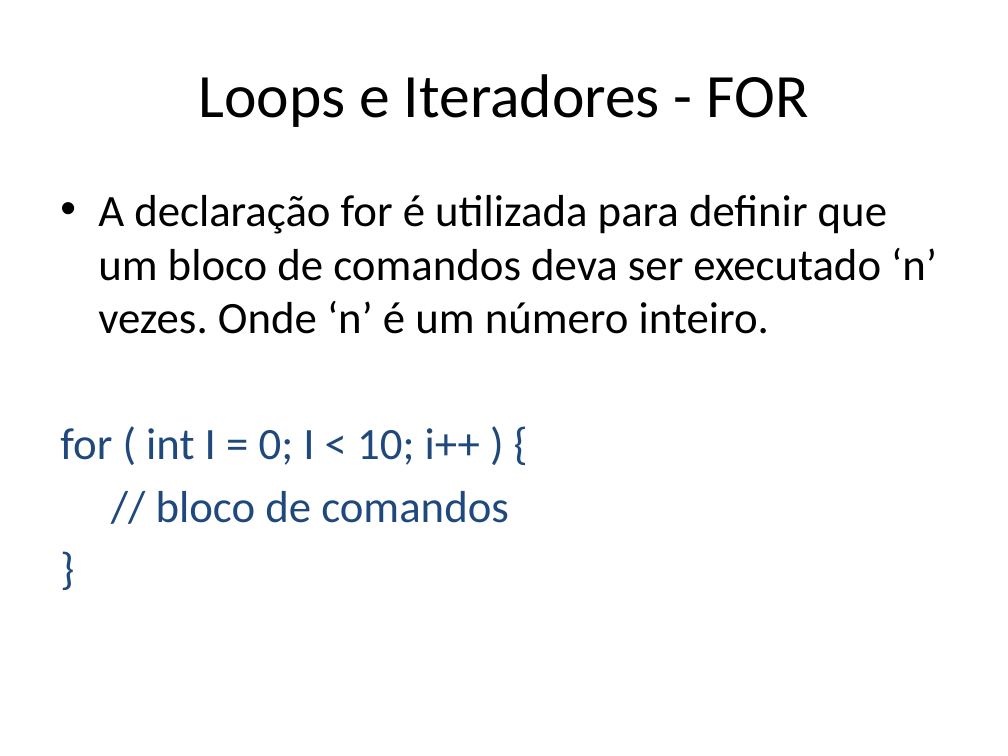
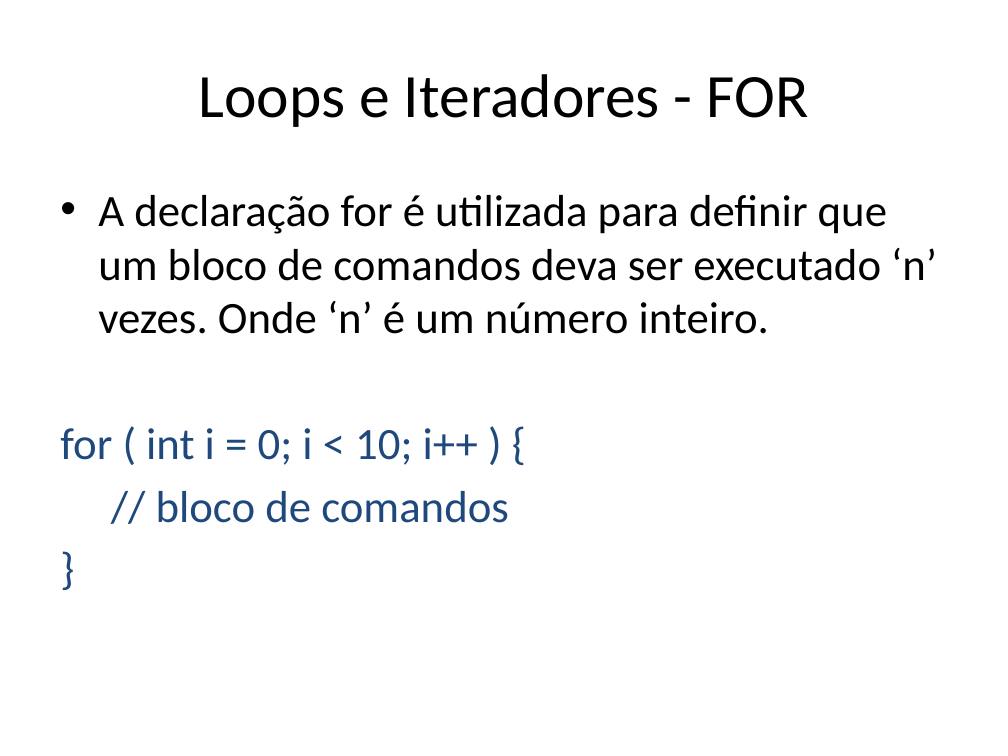
Before and after one commit to renanlessa/CursoJava, a slide deck: slide 33 of Documentos/Curso Java.pptx. Drawn at 1008x756 pixels with LibreOffice and Linux fonts; fonts in the diff are those of the drawing. Boxes give left, top, right and bottom in pixels: in the first picture for what was removed or moved away, otherwise in the second. Text is boxed around its words. In the diff, an @@ line names an element or a change of style, - is before the commit and + after.

```diff
--- a/Documentos/Curso Java.pptx
+++ b/Documentos/Curso Java.pptx
@@ text at [60,428,478,465]: text changed @@
-for ( int I = 0; I < 10; i++ ) {
+for ( int i = 0; i < 10; i++ ) {
```
Also in this commit, not shown: 1 other slide changed, 7 other files.
